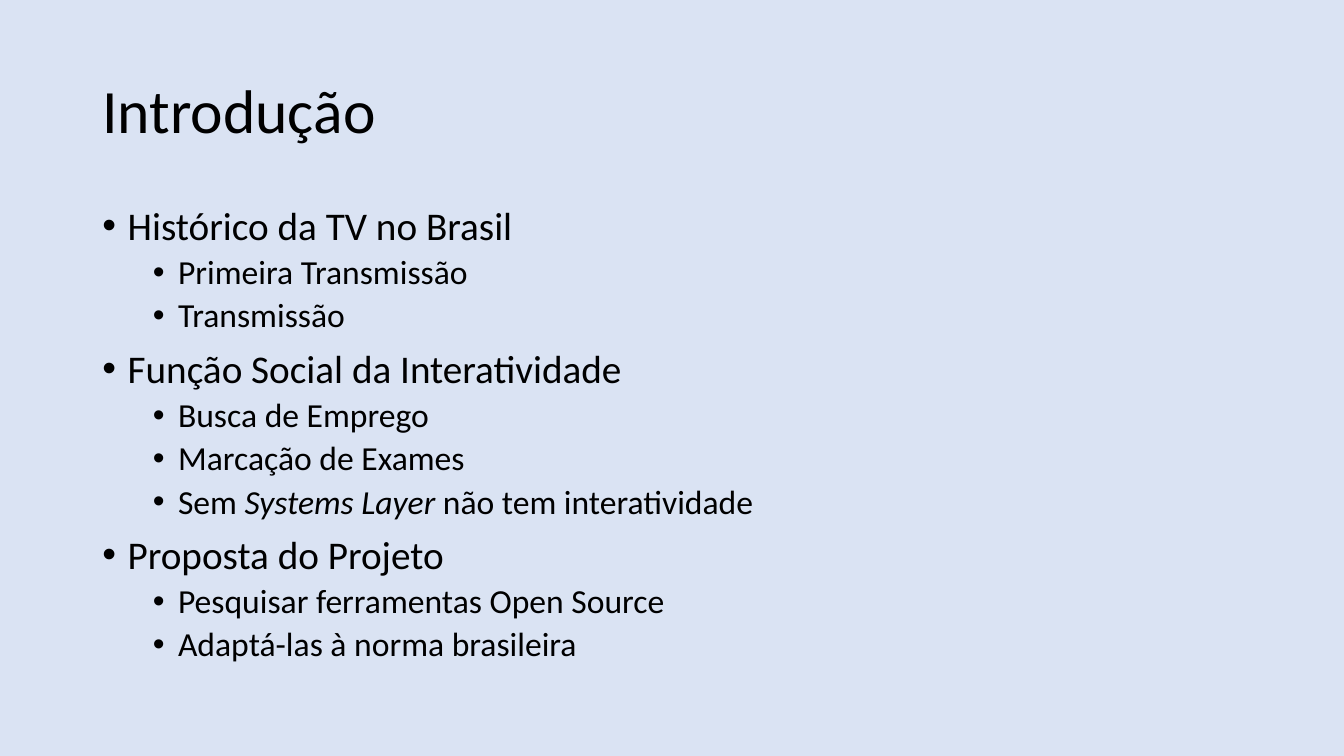
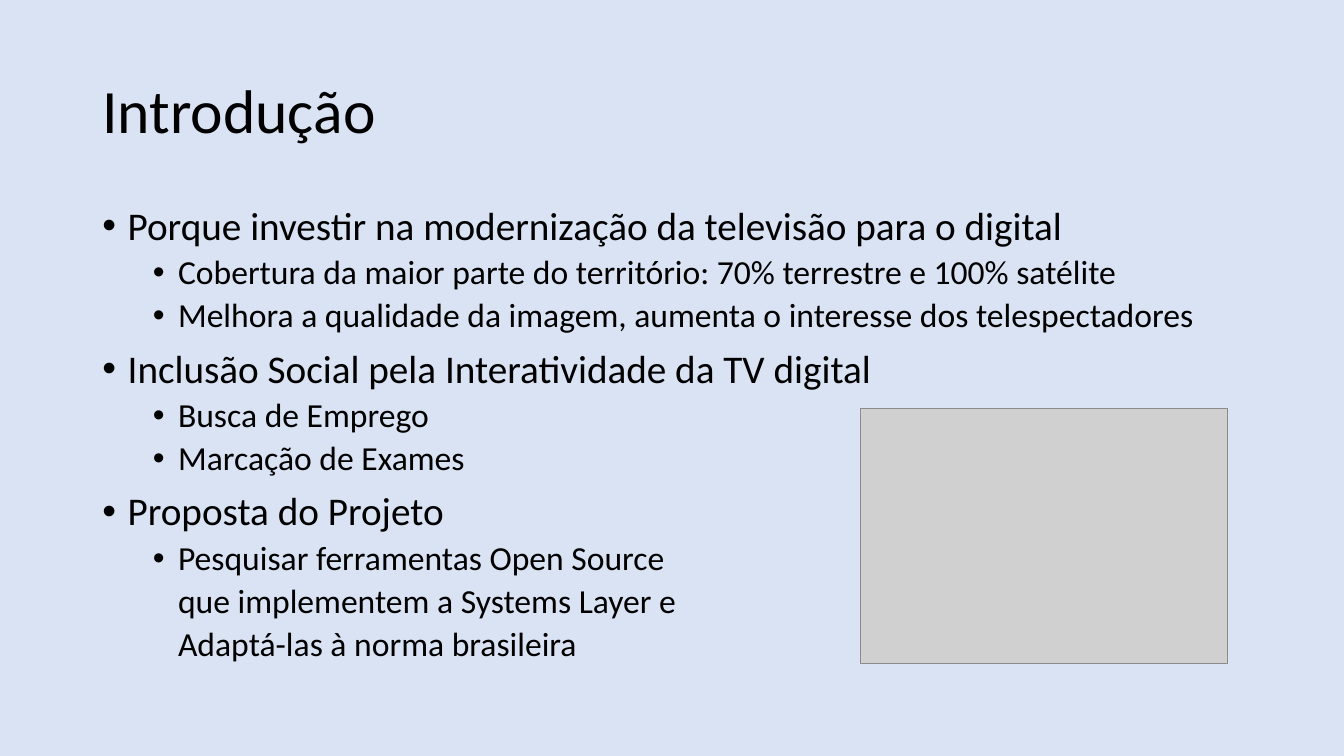
Before and after one commit to nasall2/TCC, a slide deck: slide 3 of relatorio/abntex2-modelos-1.9.2/figuras/apresentacao.pptx. Drawn at 1344x756 pixels with LibreOffice and Linux fonts; fonts in the diff are those of the drawing; grey boxes stand for pictures. Boxes give left, top, right and bottom in pixels: in the first picture for what was removed or moved away, otherwise in the second. Text is boxed around its words. In the diff, an @@ line names an element or a change of style, - is before the commit and + after.

```diff
--- a/relatorio/abntex2-modelos-1.9.2/figuras/apresentacao.pptx
+++ b/relatorio/abntex2-modelos-1.9.2/figuras/apresentacao.pptx
@@ text at bbox=[128, 212, 1193, 390]: text changed; size 28 to 24 pt @@
-• Histórico da TV no Brasil
-  • Primeira Transmissão
-  • Transmissão
-• Função Social da Interatividade
+• Porque investir na modernização da televisão para o digital
+  • Cobertura da maior parte do território: 70% terrestre e 100% satélite
+  • Melhora a qualidade da imagem, aumenta o interesse dos telespectadores
+• Inclusão Social pela Interatividade da TV digital
@@ picture added at bbox=[860, 408, 1227, 663] @@
@@ text at bbox=[178, 490, 753, 520]: paragraph removed @@
-  • Sem Systems Layer não tem interatividade
@@ text at bbox=[178, 589, 676, 619]: paragraph added @@
+  que implementem a Systems Layer e
```
Also in this commit, not shown: 1 other slide changed, 7 slides added, 2 other files.
